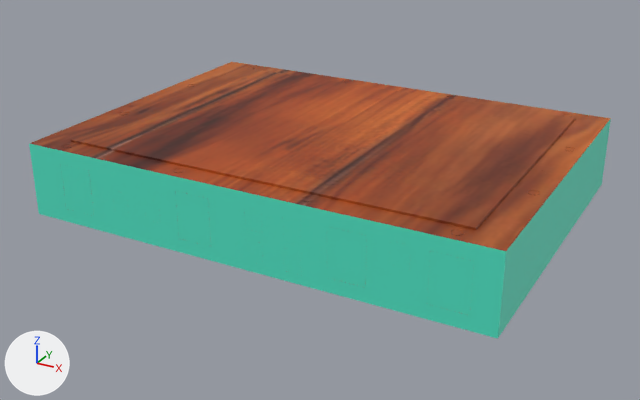
Renders of the glTF model src/assets/models/q.glb from each side of a commit.
Both versions are drawn from a 50 mm lens placed at (1944.0, -4341.0, 2145.0), pointed at (-385.0, -107.0, 28.0). Arrows for +X, +Y and +Z are at lower left; the lights stay in place. The picture after the commit comes second. Where no turn or scale is listed for an object, it has been applied to the vertices.

The first picture shows 'Parede' and 1 more.
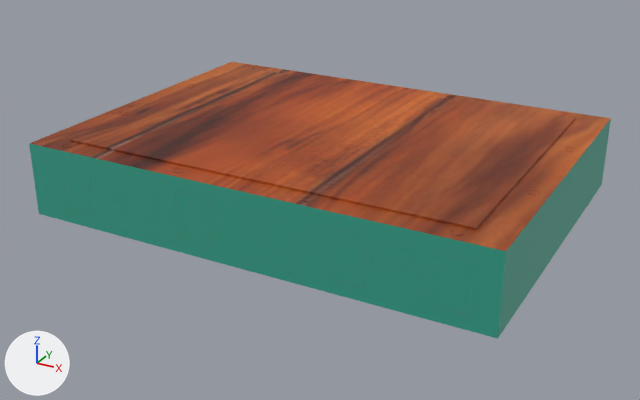
Where the change shows, as pixel boxes [x1, y1, x2, y2] in the pictures (640 x 400 px):
'Parede', recoloured (darker): [29, 118, 611, 339] in both

Edits to the bpy script that builds the scene:
```text
Change mat_material_002:
    mat_material_002.base_color: (0.083, 0.8, 0.579) -> (0.0373, 0.36, 0.26)  # cyan #51e7c8 -> cyan #36a28b
```
